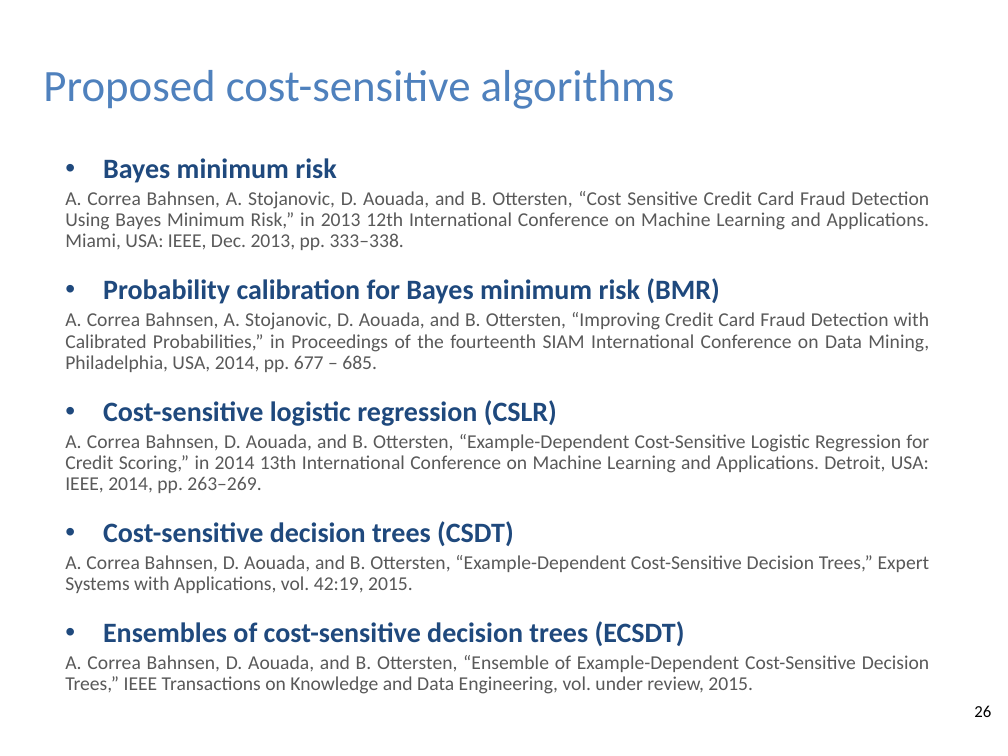
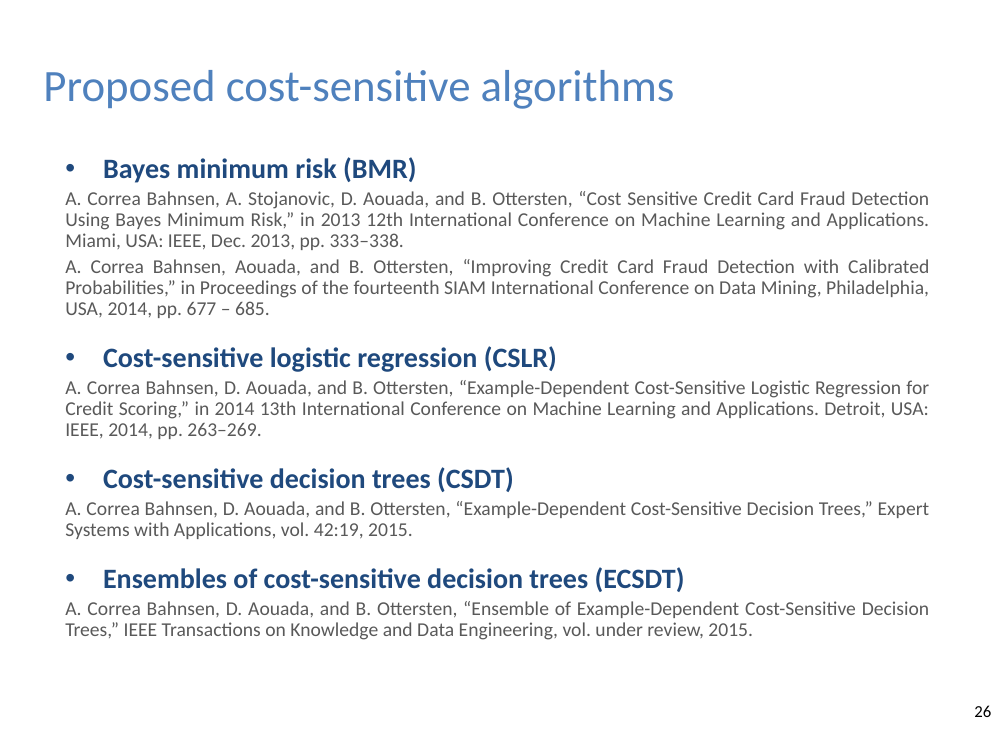
Before and after one commit to albahnsen/phd-thesis, a slide deck: slide 26 of slides/Thesis_ExampleDependentCostSensitiveClassification_slides.pptx. Drawn at 1008x756 pixels with LibreOffice and Linux fonts; fonts in the diff are those of the drawing; background and template pictures are left out. Boxes give left, top, right and bottom in pixels: in the first picture for what was removed or moved away, otherwise in the second. Text is boxed around its words. In the diff, an @@ line names an element or a change of style, - is before the commit and + after.

Commit message:
update slides

```diff
--- a/slides/Thesis_ExampleDependentCostSensitiveClassification_slides.pptx
+++ b/slides/Thesis_ExampleDependentCostSensitiveClassification_slides.pptx
@@ text at (x1=103, y1=157, x2=416, y2=183): text changed @@
-  • Bayes minimum risk
+  • Bayes minimum risk (BMR)
@@ text at (x1=65, y1=259, x2=929, y2=318): text changed @@
-  • Probability calibration for Bayes minimum risk (BMR)
-  A. Correa Bahnsen, A. Stojanovic, D. Aouada, and B. Ottersten, “Improving Credit Card Fraud Detection with Calibrated Probabilities,” in Proceedings of the fourteenth SIAM International Conference on Data Mining, Philadelphia, USA, 2014, pp. 677 – 685.
+  A. Correa Bahnsen, Aouada, and B. Ottersten, “Improving Credit Card Fraud Detection with Calibrated Probabilities,” in Proceedings of the fourteenth SIAM International Conference on Data Mining, Philadelphia, USA, 2014, pp. 677 – 685.
```
Also in this commit, not shown: 10 other slides changed, 8 slides removed.
